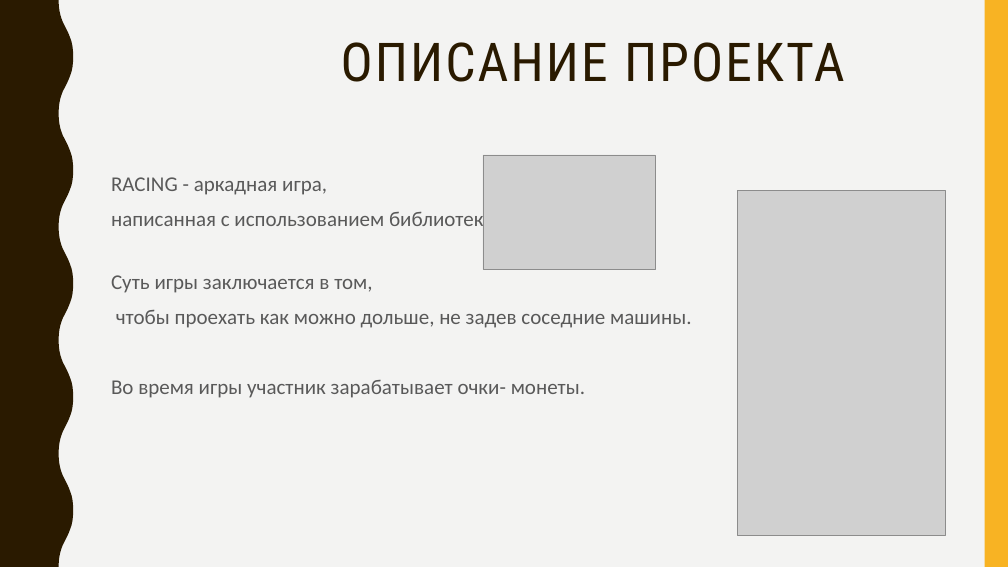
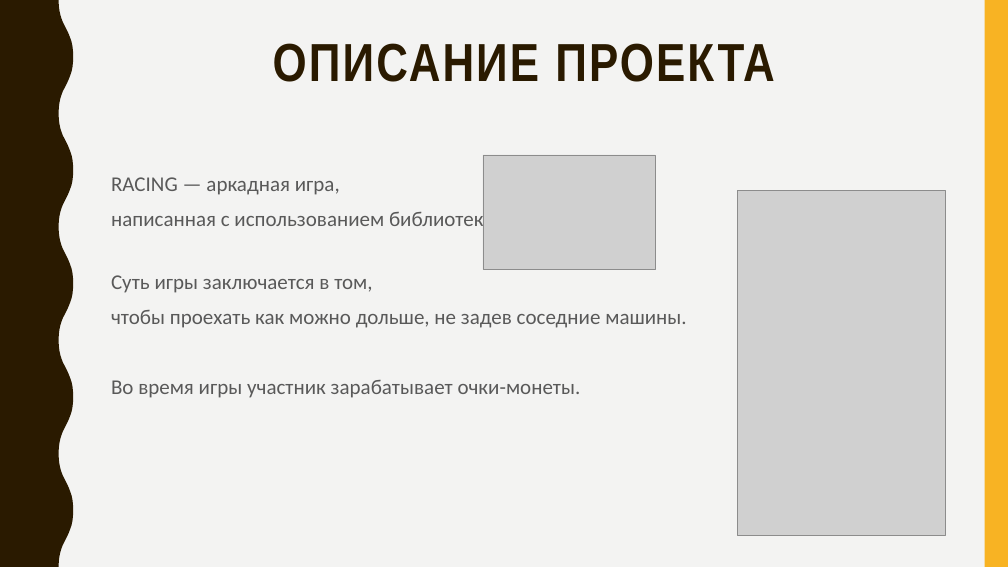
Before and after one commit to germanivanov0719/Racing, a slide deck: slide 2 of Docs/Racing.pptx. Drawn at 1008x567 pixels with LibreOffice and Linux fonts; fonts in the diff are those of the drawing; grey boxes stand for pictures. Boxes give left, top, right and bottom in pixels: in the first picture for what was removed or moved away, otherwise in the second. Text is boxed around its words. In the diff, an @@ line names an element or a change of style, - is before the commit and + after.

```diff
--- a/Docs/Racing.pptx
+++ b/Docs/Racing.pptx
@@ title "ОПИСАНИЕ ПРОЕКТА" at (273, 43, 774, 82): font Roboto Condensed to Arial Narrow, bold on; alignment left to centre @@
@@ text at (111, 177, 340, 195): text changed @@
-RACING - аркадная игра,
+RACING — аркадная игра,
@@ text at (111, 380, 581, 398): spaces changed @@
-Во время игры участник зарабатывает очки- монеты.
+Во время игры участник зарабатывает очки-монеты.
```
Also in this commit, not shown: 1 other slide changed.
